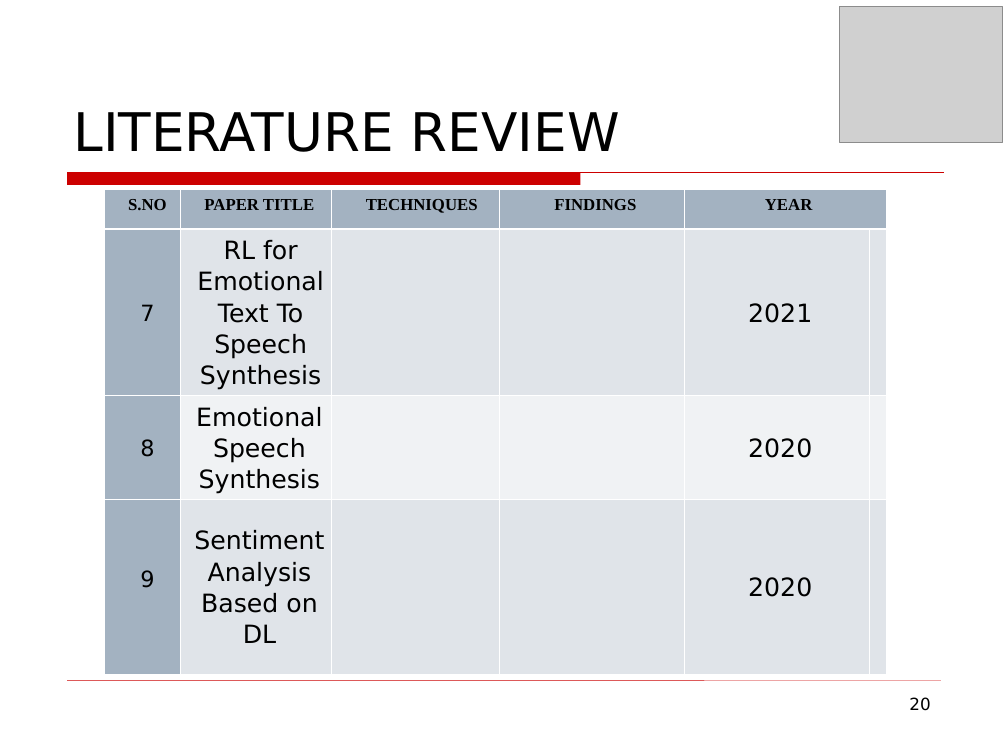
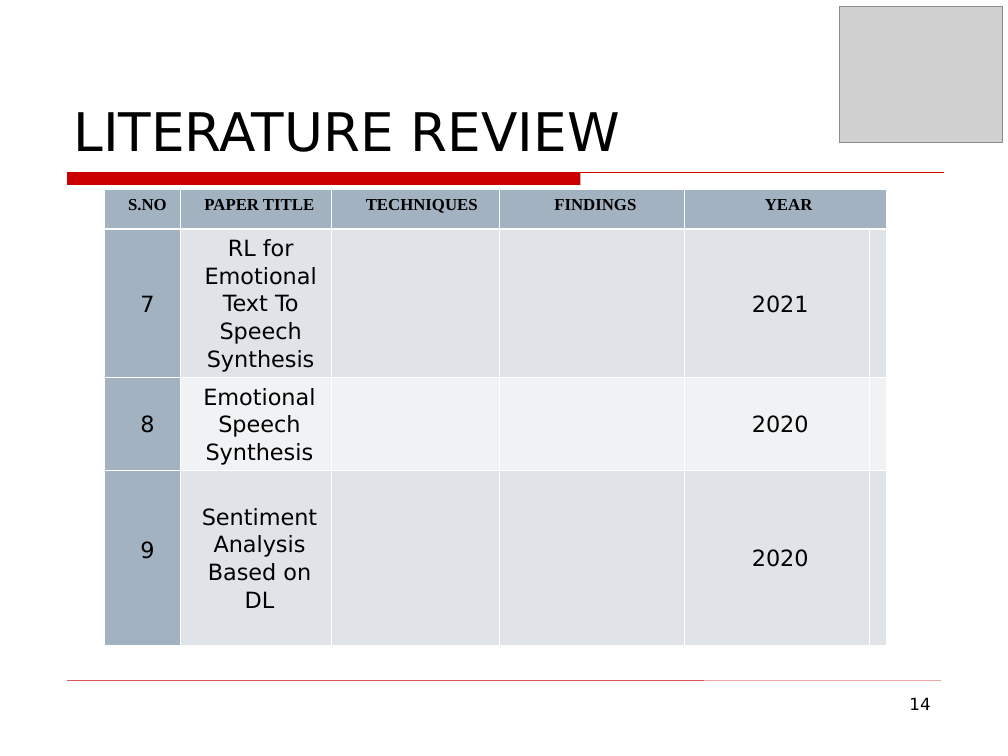
Before and after one commit to mohitlabs/Research, a slide deck: slide 14 of Emotionally Intelligent Machines(EIM's) & Sentiment Synthesis based on Ancient Vedic Astrology/Conference Paper.odp (slide 20 before the commit). Drawn at 1008x756 pixels with LibreOffice and Linux fonts; fonts in the diff are those of the drawing; grey boxes stand for pictures; background and template pictures are left out. Boxes give left, top, right and bottom in pixels: in the first picture for what was removed or moved away, otherwise in the second. Text is boxed around its words. In the diff, an @@ line names an element or a change of style, - is before the commit and + after.

```diff
--- a/Emotionally Intelligent Machines(EIM's) & Sentiment Synthesis based on Ancient Vedic Astrology/Conference Paper.odp
+++ b/Emotionally Intelligent Machines(EIM's) & Sentiment Synthesis based on Ancient Vedic Astrology/Conference Paper.odp
@@ table at (105,190,877,640) @@
@@ size 18 to 16 pt in "RL for Emotional Text To Speech Synthesis", "2021", "Emotional Speech Synthesis", "2020" and 2 more places @@
@@ page number at (909,697,930,710): text changed @@
-20
+14
```
Also in this commit, not shown: 7 other slides changed, 3 slides added, 6 slides removed, 2 other files.
